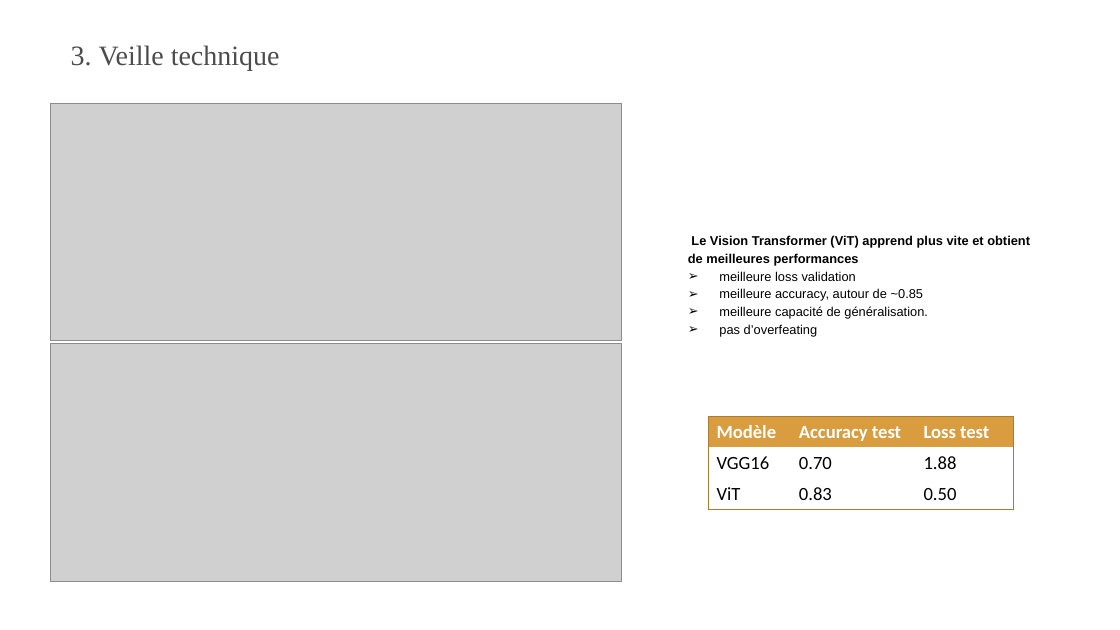
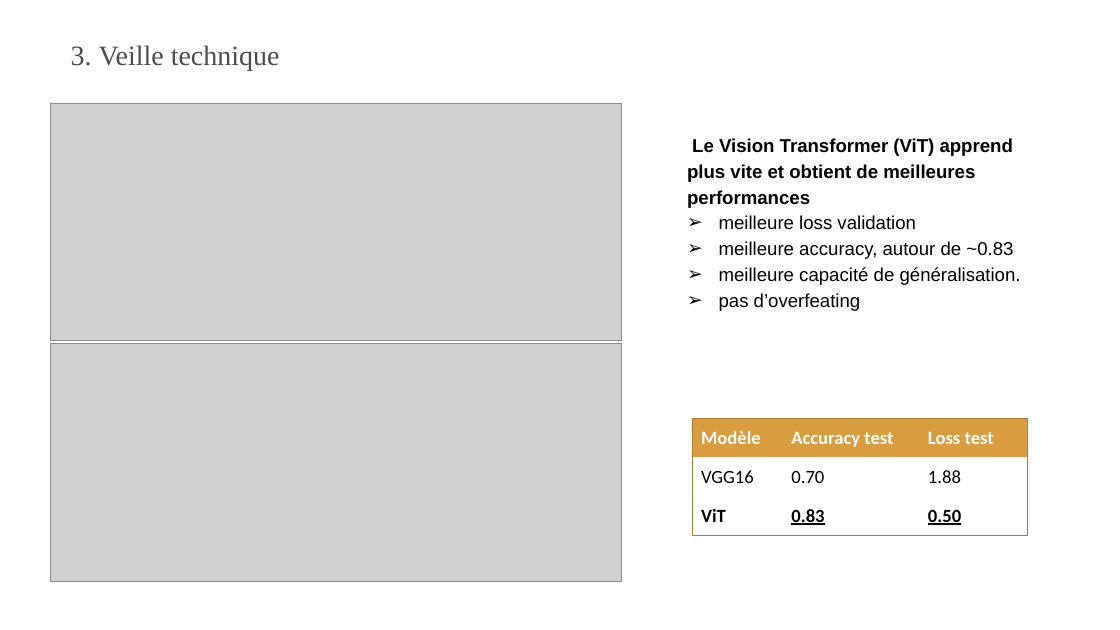
Before and after one commit to OSteeve/8_Realisez_un_dashboard_et_assurez_une_veille_technique, a slide deck: slide 19 of Presentation/P8_Otto_Steeve_4_presentation_052026.pptx. Drawn at 1120x630 pixels with LibreOffice and Linux fonts; fonts in the diff are those of the drawing; grey boxes stand for pictures. Boxes give left, top, right and bottom in pixels: in the first picture for what was removed or moved away, otherwise in the second. Text is boxed around its words. In the diff, an @@ line names an element or a change of style, - is before the commit and + after.

```diff
--- a/Presentation/P8_Otto_Steeve_4_presentation_052026.pptx
+++ b/Presentation/P8_Otto_Steeve_4_presentation_052026.pptx
@@ text "Le Vision Transformer (ViT) apprend ...": place and size @@
-text "Le Vision Transformer (ViT) apprend ..." at box(688, 235, 1030, 337)
+text "Le Vision Transformer (ViT) apprend ..." at box(687, 138, 1021, 311)
@@ text at box(687, 138, 1021, 311): size 11 to 16 pt in "Le Vision Transformer (ViT) apprend plus vite ...", "meilleure loss validation", "meilleure capacité de généralisation.", "pas d’overfeating" @@
@@ text at box(719, 241, 1013, 259): text changed; size 11 to 16 pt @@
-➢ meilleure accuracy, autour de ~0.85
+➢ meilleure accuracy, autour de ~0.83
@@ table at box(693, 418, 1028, 536) @@
@@ bold on in "ViT", "0.83", "0.50" @@
@@ underline on in "0.83", "0.50" @@
@@ table: place and size @@
-table at box(708, 417, 1013, 509)
+table at box(693, 418, 1028, 536)
```
Also in this commit, not shown: 18 other slides changed.
